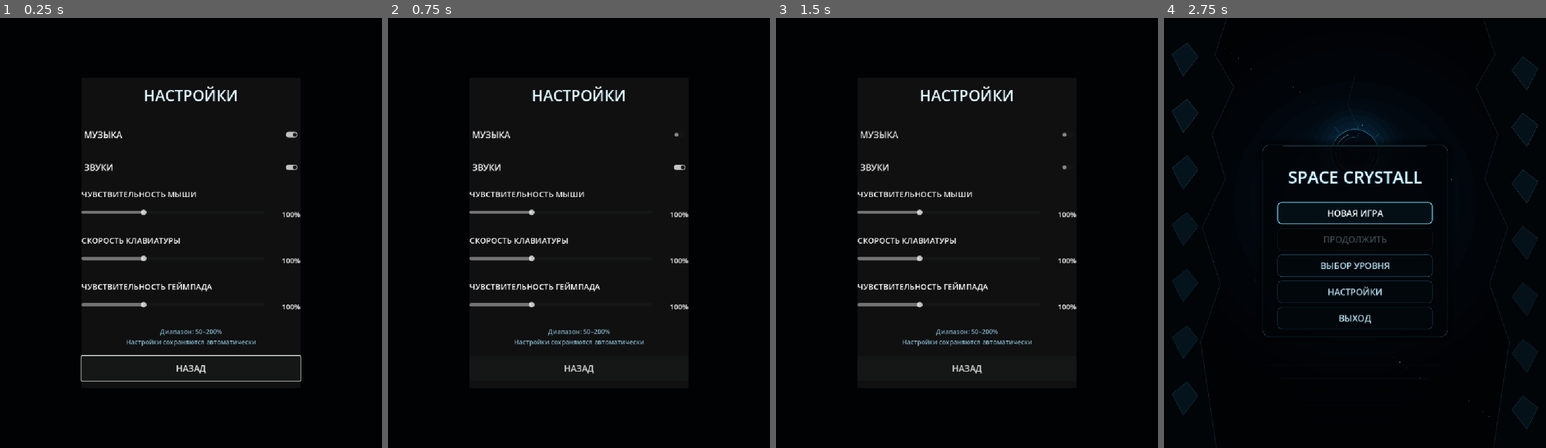
Above: before the commit, frames 1-4 (left to right).
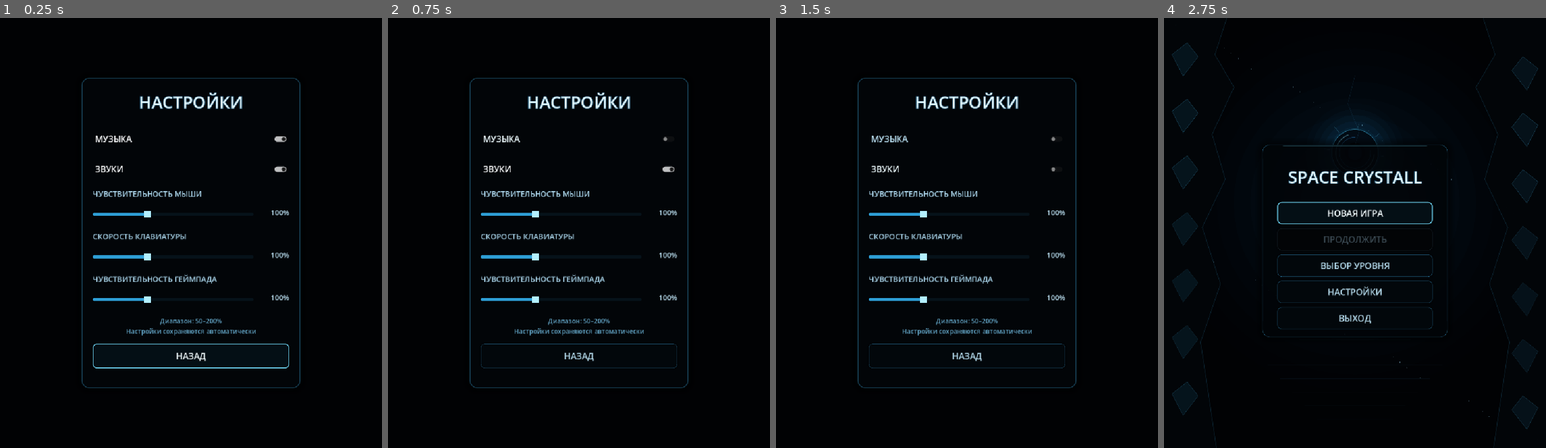
Above: after the commit, the same moments.

Repository: Ardarik421/arkanoid
Game: Godot game, scene res://scenes/settings_menu.tscn
Same seed, same stepped clock (60 frames per second), same inputs: the game is played once before the commit and once after it. This scene is started directly instead of the project's main scene. Sound files missing from this copy of the repository are replaced by a short silence.
Inputs:
- Up to frame 1 (0.25 s): no input
- Up to frame 2 (0.75 s): click "МУЗЫКА" at 0.5 s
- Up to frame 3 (1.5 s): click "ЗВУКИ" at 1.25 s
- Up to frame 4 (2.75 s): click "НАЗАД" at 2 s

The runs differ from the first frame. In frame 1, 5.5% of the frame differs, in the area x 21-79%, y 13-87%; in frame 2, 4.9%; in frame 3, 4.9%; in frame 4, nothing differs.

Commit message:
Оформил экран настроек в стиле игры

Diff:
--- a/scenes/settings_menu.gd
+++ b/scenes/settings_menu.gd
@@ -2,23 +2,149 @@
 
 const MAIN_MENU_SCENE := "res://scenes/main_menu.tscn"
 
+@onready var panel: PanelContainer = $Panel
+@onready var title: Label = $Panel/VBox/Title
 @onready var music_toggle: CheckButton = $Panel/VBox/MusicToggle
 @onready var sounds_toggle: CheckButton = $Panel/VBox/SoundsToggle
+@onready var mouse_label: Label = $Panel/VBox/MouseLabel
 @onready var mouse_slider: HSlider = $Panel/VBox/MouseRow/MouseSlider
 @onready var mouse_value: Label = $Panel/VBox/MouseRow/MouseValue
+@onready var keyboard_label: Label = $Panel/VBox/KeyboardLabel
 @onready var keyboard_slider: HSlider = $Panel/VBox/KeyboardRow/KeyboardSlider
 @onready var keyboard_value: Label = $Panel/VBox/KeyboardRow/KeyboardValue
+@onready var gamepad_label: Label = $Panel/VBox/GamepadLabel
 @onready var gamepad_slider: HSlider = $Panel/VBox/GamepadRow/GamepadSlider
 @onready var gamepad_value: Label = $Panel/VBox/GamepadRow/GamepadValue
+@onready var hint: Label = $Panel/VBox/Hint
+@onready var back_button: Button = $Panel/VBox/BackButton
+
+var animation_time: float = 0.0
 
 func _ready():
+	_setup_style()
 	music_toggle.button_pressed = SettingsManager.music_enabled
 	sounds_toggle.button_pressed = SettingsManager.sounds_enabled
 	mouse_slider.value = SettingsManager.mouse_sensitivity
 	keyboard_slider.value = SettingsManager.keyboard_sensitivity
 	gamepad_slider.value = SettingsManager.gamepad_sensitivity
 	_update_values()
-	$Panel/VBox/BackButton.grab_focus()
+	back_button.grab_focus()
+	queue_redraw()
+
+func _process(delta):
+	animation_time += delta
+	queue_redraw()
+
+func _draw():
+	var pulse = 0.5 + 0.5 * sin(animation_time * 0.8)
+	for i in range(38):
+		var x = float((i * 173 + 47) % 960)
+		var y = float((i * 97 + 31) % 1080)
+		var twinkle = 0.5 + 0.5 * sin(animation_time * (0.5 + float(i % 4) * 0.09) + float(i) * 1.31)
+		draw_circle(Vector2(x, y), 0.7 + float(i % 3) * 0.25, Color(0.48, 0.82, 1.0, 0.08 + twinkle * 0.18))
+
+	for side in [-1.0, 1.0]:
+		var x = 164.0 if side < 0.0 else 796.0
+		draw_line(Vector2(x, 155.0), Vector2(x, 925.0), Color(0.22, 0.68, 0.94, 0.08 + pulse * 0.05), 1.0, true)
+
+func _setup_style():
+	panel.add_theme_stylebox_override("panel", _make_panel_style())
+	$Panel/VBox.add_theme_constant_override("separation", 20)
+
+	title.add_theme_font_size_override("font_size", 42)
+	title.add_theme_color_override("font_color", Color(0.88, 0.97, 1.0, 1.0))
+	title.add_theme_color_override("font_outline_color", Color(0.02, 0.20, 0.31, 0.95))
+	title.add_theme_constant_override("outline_size", 6)
+
+	for label in [mouse_label, keyboard_label, gamepad_label]:
+		label.add_theme_font_size_override("font_size", 19)
+		label.add_theme_color_override("font_color", Color(0.68, 0.84, 0.92, 1.0))
+		label.add_theme_color_override("font_outline_color", Color(0.01, 0.07, 0.11, 1.0))
+		label.add_theme_constant_override("outline_size", 2)
+
+	for value_label in [mouse_value, keyboard_value, gamepad_value]:
+		value_label.add_theme_font_size_override("font_size", 18)
+		value_label.add_theme_color_override("font_color", Color(0.78, 0.93, 1.0, 1.0))
+
+	_style_toggle(music_toggle)
+	_style_toggle(sounds_toggle)
+	_style_slider(mouse_slider)
+	_style_slider(keyboard_slider)
+	_style_slider(gamepad_slider)
+	_style_button(back_button)
+
+	hint.add_theme_color_override("font_color", Color(0.42, 0.70, 0.84, 0.92))
+	hint.add_theme_font_size_override("font_size", 16)
+
+func _make_panel_style() -> StyleBoxFlat:
+	var style = StyleBoxFlat.new()
+	style.bg_color = Color(0.008, 0.022, 0.036, 0.92)
+	style.border_color = Color(0.22, 0.62, 0.82, 0.32)
+	style.set_border_width_all(2)
+	style.set_corner_radius_all(18)
+	style.content_margin_left = 28.0
+	style.content_margin_right = 28.0
+	style.content_margin_top = 16.0
+	style.content_margin_bottom = 16.0
+	style.shadow_color = Color(0.0, 0.0, 0.0, 0.60)
+	style.shadow_size = 18
+	return style
+
+func _style_toggle(toggle: CheckButton):
+	toggle.custom_minimum_size = Vector2(0.0, 56.0)
+	toggle.add_theme_font_size_override("font_size", 21)
+	toggle.add_theme_color_override("font_color", Color(0.74, 0.89, 0.96, 1.0))
+	toggle.add_theme_color_override("font_hover_color", Color(0.94, 0.99, 1.0, 1.0))
+	toggle.add_theme_color_override("font_focus_color", Color(0.94, 0.99, 1.0, 1.0))
+
+func _style_slider(slider: HSlider):
+	slider.custom_minimum_size = Vector2(0.0, 36.0)
+	slider.add_theme_icon_override("grabber", _make_grabber(Color(0.70, 0.94, 1.0, 1.0)))
+	slider.add_theme_icon_override("grabber_highlight", _make_grabber(Color(0.96, 1.0, 1.0, 1.0)))
+	slider.add_theme_stylebox_override("slider", _make_slider_style(Color(0.025, 0.075, 0.105, 0.95), 4))
+	slider.add_theme_stylebox_override("grabber_area", _make_slider_style(Color(0.20, 0.70, 0.94, 0.88), 5))
+	slider.add_theme_stylebox_override("grabber_area_highlight", _make_slider_style(Color(0.34, 0.84, 1.0, 1.0), 6))
+
+func _make_slider_style(color: Color, thickness: int) -> StyleBoxFlat:
+	var style = StyleBoxFlat.new()
+	style.bg_color = color
+	style.set_corner_radius_all(thickness)
+	style.content_margin_top = float(thickness)
+	style.content_margin_bottom = float(thickness)
+	return style
+
+func _make_grabber(color: Color) -> GradientTexture2D:
+	var gradient = Gradient.new()
+	gradient.colors = PackedColorArray([color, color])
+	var texture = GradientTexture2D.new()
+	texture.gradient = gradient
+	texture.width = 16
+	texture.height = 16
+	return texture
+
+func _style_button(button: Button):
+	button.custom_minimum_size = Vector2(0.0, 62.0)
+	button.add_theme_font_size_override("font_size", 22)
+	button.add_theme_color_override("font_color", Color(0.72, 0.87, 0.94, 1.0))
+	button.add_theme_color_override("font_hover_color", Color(0.96, 0.995, 1.0, 1.0))
+	button.add_theme_color_override("font_focus_color", Color(0.96, 0.995, 1.0, 1.0))
+	button.add_theme_color_override("font_pressed_color", Color(0.72, 0.92, 1.0, 1.0))
+	button.add_theme_stylebox_override("normal", _make_button_style(Color(0.18, 0.50, 0.68, 0.38), Color(0.012, 0.035, 0.052, 0.72), 1))
+	button.add_theme_stylebox_override("hover", _make_button_style(Color(0.38, 0.84, 1.0, 0.88), Color(0.020, 0.075, 0.105, 0.90), 2))
+	button.add_theme_stylebox_override("focus", _make_button_style(Color(0.46, 0.88, 1.0, 0.96), Color(0.018, 0.062, 0.090, 0.92), 2))
+	button.add_theme_stylebox_override("pressed", _make_button_style(Color(0.70, 0.94, 1.0, 1.0), Color(0.012, 0.045, 0.070, 0.96), 2))
+
+func _make_button_style(border: Color, background: Color, border_width: int) -> StyleBoxFlat:
+	var style = StyleBoxFlat.new()
+	style.bg_color = background
+	style.border_color = border
+	style.set_border_width_all(border_width)
+	style.set_corner_radius_all(10)
+	style.content_margin_left = 22.0
+	style.content_margin_right = 22.0
+	style.shadow_color = Color(0.0, 0.0, 0.0, 0.38)
+	style.shadow_size = 5
+	return style
 
 func _on_music_toggled(enabled: bool):
 	SettingsManager.music_enabled = enabled
